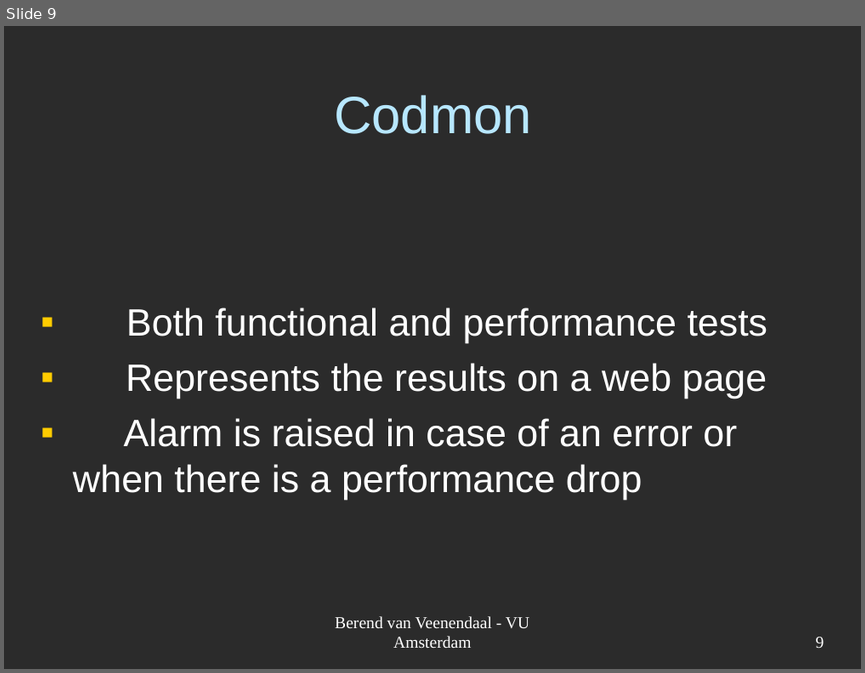
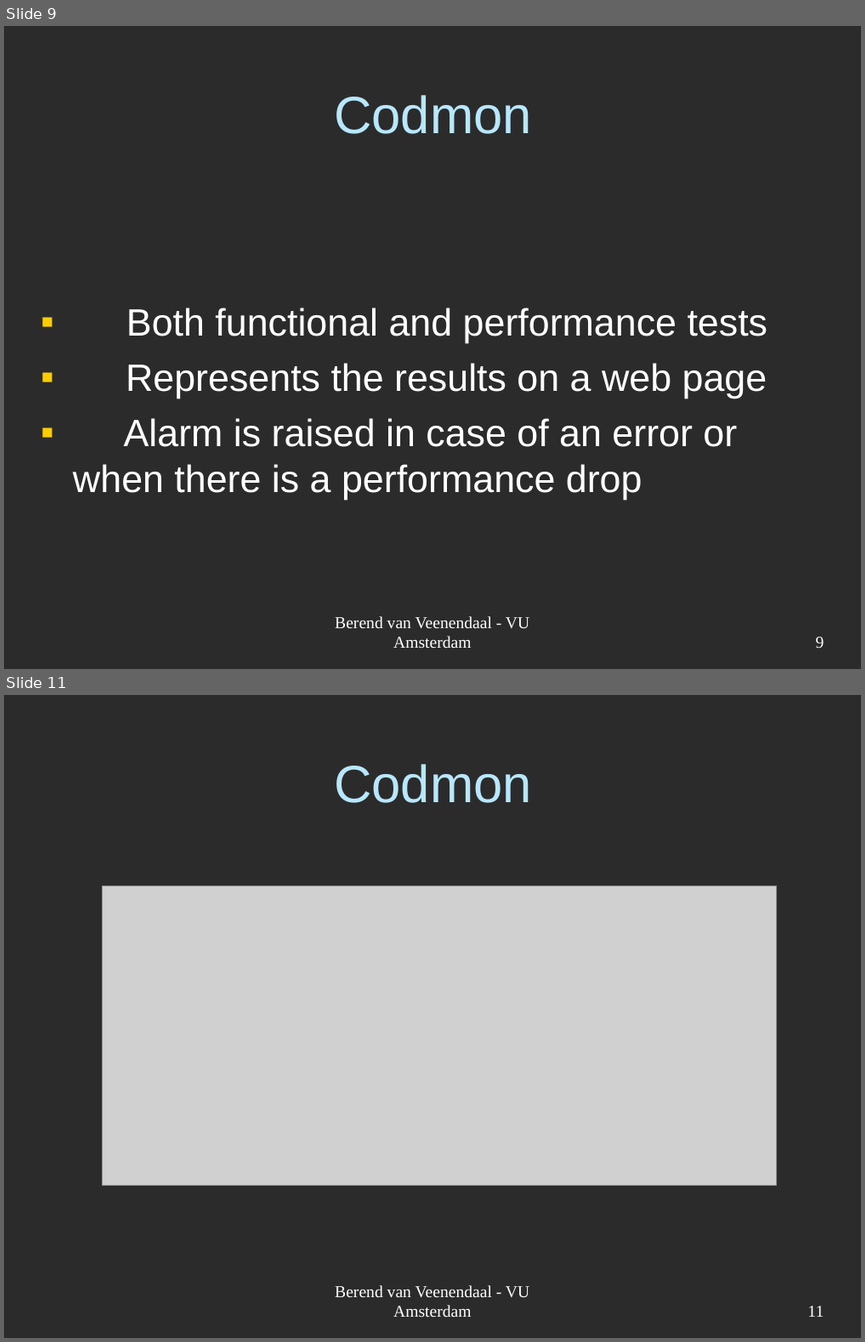
Before and after one commit to JungleComputing/codmon, a slide deck: doc/report/Codmon-VM.ppt. Shown one above the other, each under a label of ours: slide 9 before the commit, slides 9 and 11 after it; the slides between them are not shown. The pictures are 865x673 and 865x1342 pixels, drawn with LibreOffice and Linux fonts; fonts in the diff are those of the drawing; grey boxes stand for pictures; background and template pictures are left out; a plain dark background stands for a picture behind light text. Boxes give left, top, right and bottom in pixels: in the first picture for what was removed or moved away, otherwise in the second. Text is boxed around its words. In the diff, an @@ line names an element or a change of style, - is before the commit and + after.

```diff
--- a/doc/report/Codmon-VM.ppt
+++ b/doc/report/Codmon-VM.ppt
@@ slide 11 added at (4, 695, 861, 1338), background picture (left out) @@
@@ title added at (334, 764, 532, 803), 44 pt, text #B7E7FF @@
+Codmon
@@ picture added at (102, 886, 776, 1185) @@
@@ text added at (335, 1285, 529, 1316), 14 pt, text #FFFFFF @@
+Berend van Veenendaal - VU Amsterdam
@@ page number added at (807, 1305, 823, 1316), 14 pt, text #FFFFFF @@
+11
```
Also in this commit, not shown: 4 other slides added.
